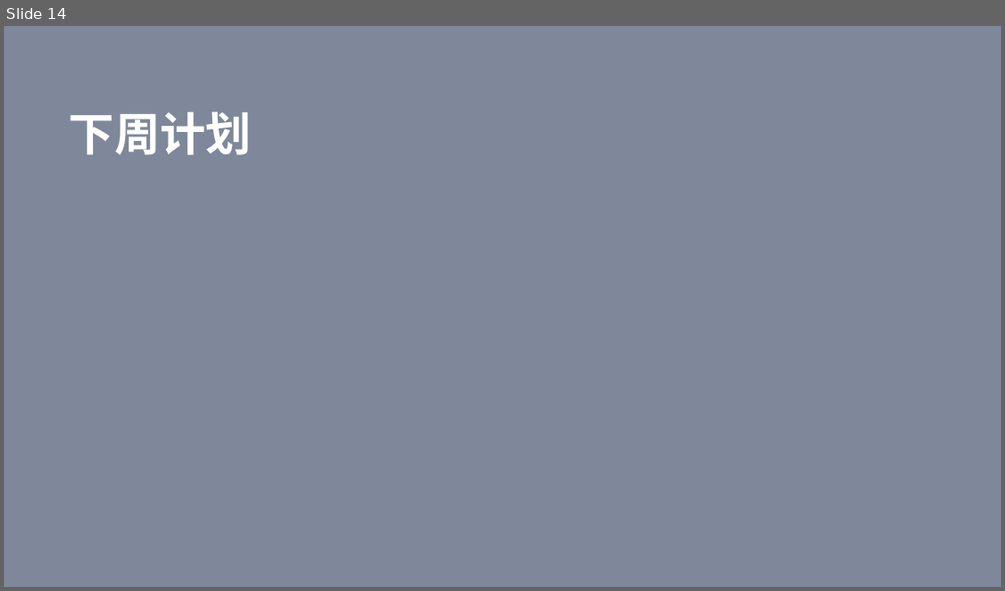
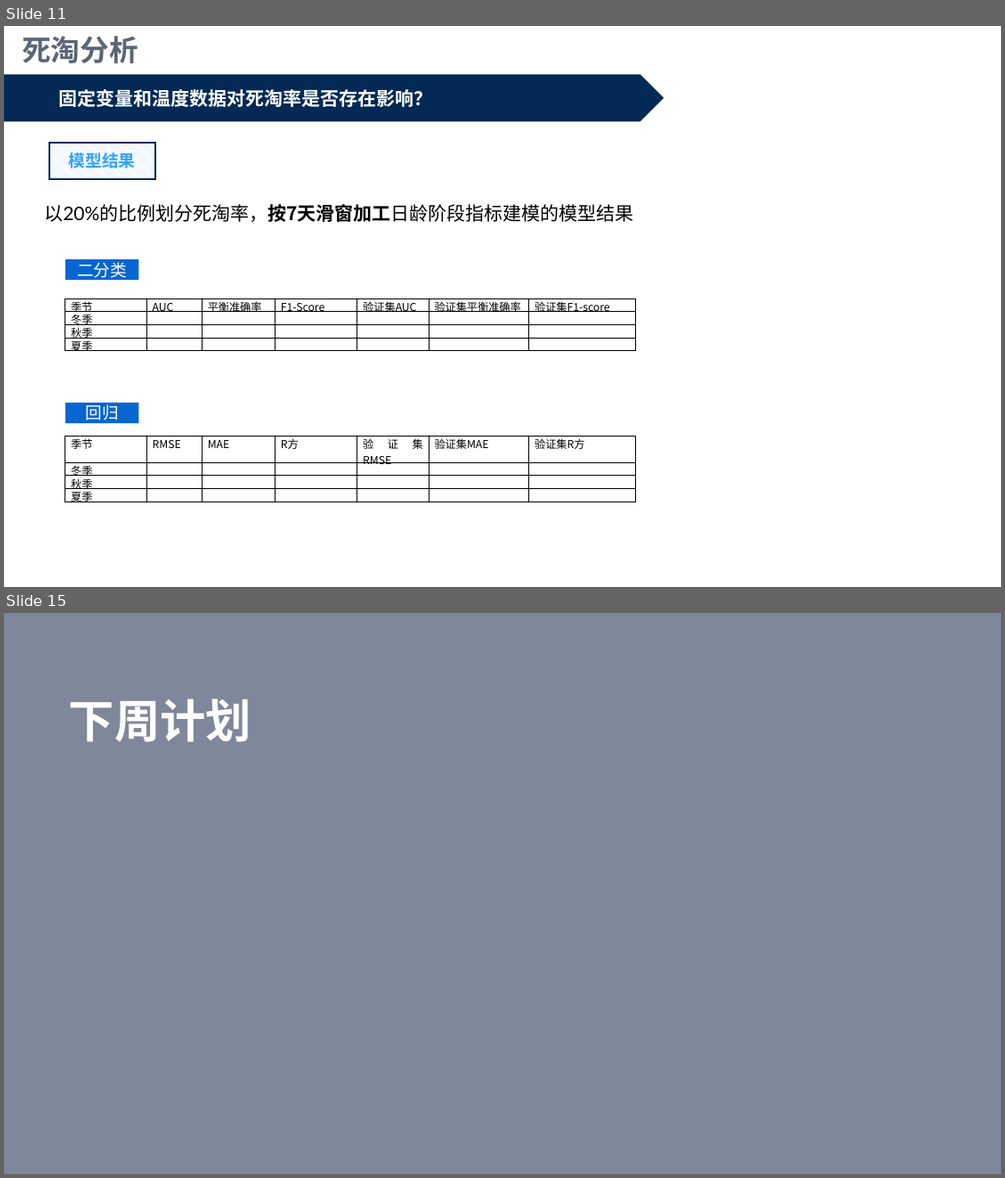
Before and after one commit to xiaoyanyan0/chickenfarming, a slide deck: 阶段性结论/week 0516v0.1.pptx. Shown one above the other, each under a label of ours: slide 14 before the commit, slides 11 and 15 after it; the slides between them are not shown. The pictures are 1005x591 and 1005x1178 pixels, drawn with LibreOffice and Linux fonts; fonts in the diff are those of the drawing. Boxes give left, top, right and bottom in pixels: in the first picture for what was removed or moved away, otherwise in the second. Text is boxed around its words. In the diff, an @@ line names an element or a change of style, - is before the commit and + after.

```diff
--- a/阶段性结论/week 0516v0.1.pptx
+++ b/阶段性结论/week 0516v0.1.pptx
@@ slide 11 added at bbox=[4, 26, 1001, 587], background #FFFFFF @@
@@ text added at bbox=[22, 36, 138, 63], 28 pt, text #5C6576, bold @@
+死淘分析
@@ pentagon arrow added at bbox=[4, 75, 663, 122], fill #032954 @@
@@ text added at bbox=[59, 89, 433, 107], 18 pt, text #FFFFFF, bold @@
+固定变量和温度数据对死淘率是否存在影响？
@@ rectangle added at bbox=[48, 143, 155, 179], fill pattern #C6E0FD on #FFFFFF, outline #032954 1.5 pt, 16 pt, text #33A3FF, bold @@
+模型结果
@@ text added at bbox=[44, 204, 634, 222], 18 pt, text #000000 @@
+以20%的比例划分死淘率，按7天滑窗加工日龄阶段指标建模的模型结果
@@ rectangle added at bbox=[65, 259, 138, 280], fill #0766D1, 16 pt, text #FFFFFF @@
+二分类
@@ table added at bbox=[65, 298, 636, 354], 4 rows, 7 columns @@
+季节 | AUC | 平衡准确率 | F1-Score | 验证集AUC | 验证集平衡准确率 | 验证集F1-score
+冬季 |  |  |  |  |  | 
+秋季 |  |  |  |  |  | 
+夏季 |  |  |  |  |  | 
@@ rectangle added at bbox=[65, 402, 138, 423], fill #0766D1, 16 pt, text #FFFFFF @@
+回归
@@ table added at bbox=[65, 436, 636, 506], 4 rows, 7 columns @@
+季节 | RMSE | MAE | R方 | 验证集RMSE | 验证集MAE | 验证集R方
+冬季 |  |  |  |  |  | 
+秋季 |  |  |  |  |  | 
+夏季 |  |  |  |  |  | 
@@ what was slide 14 is now slide 15 @@
```
Also in this commit, not shown: 1 slide changed, 9 other slides added, 9 slides removed, 13 other files.
